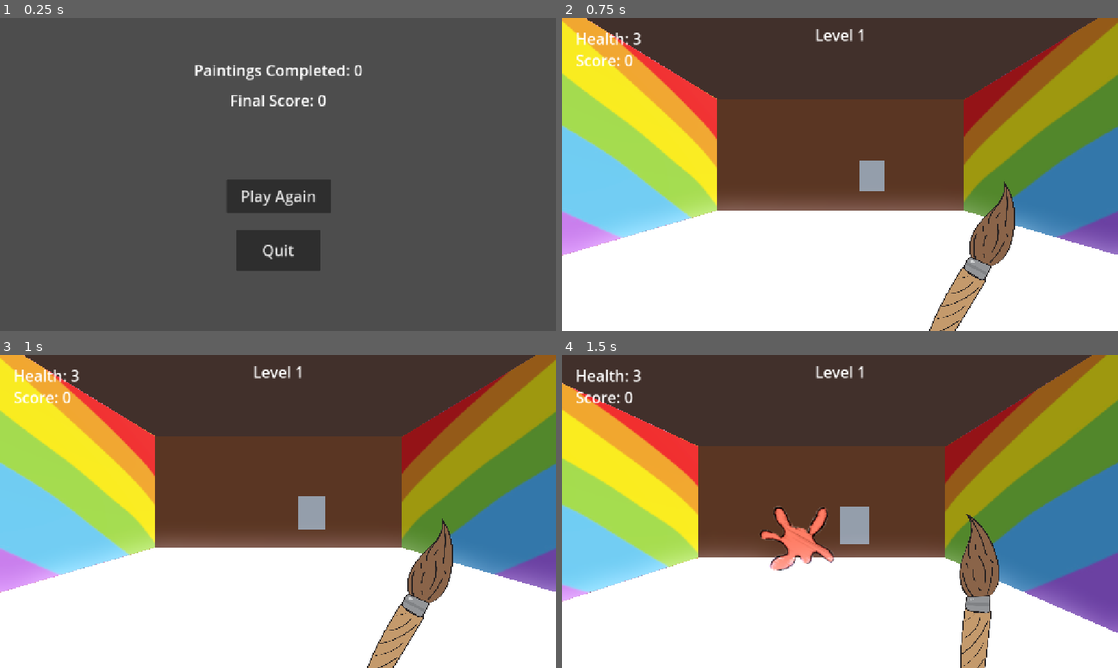
Above: before the commit, frames 1-4 (two rows, left to right).
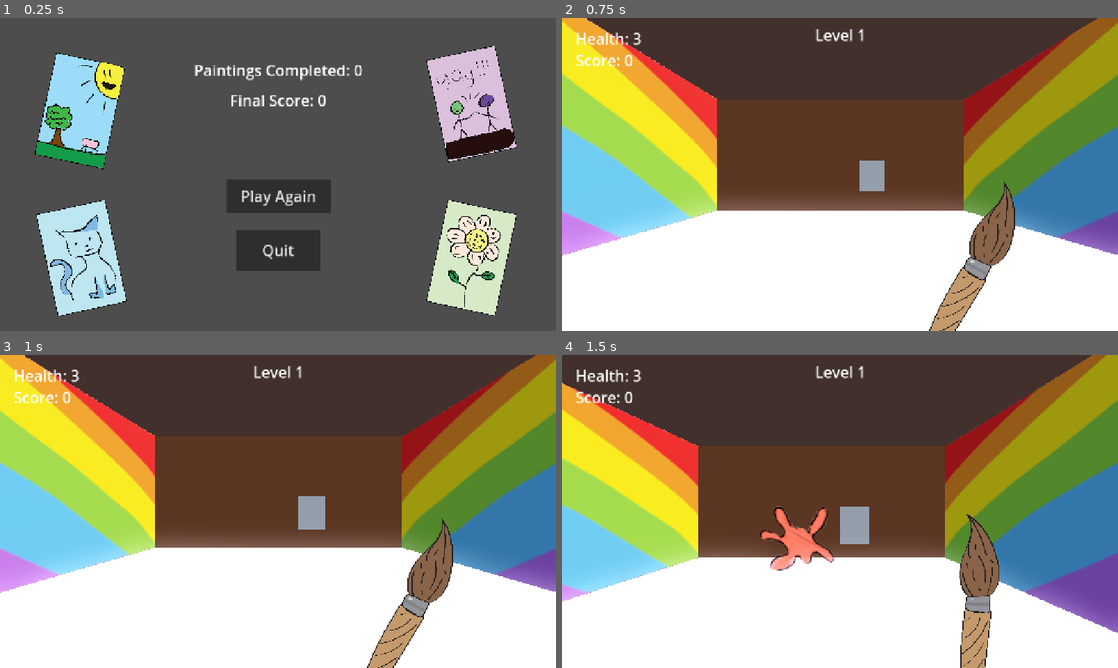
Above: after the commit, the same moments.

Repository: Ava-TU/ShooterGame_Assignment
Game: Godot game, scene res://Scenes/game_over.tscn
Same seed, same stepped clock (60 frames per second), same inputs: the game is played once before the commit and once after it. This scene is started directly instead of the project's main scene.
Inputs (mouse positions are in pixels of both pictures, inside the frame that each line leads up to):
- Up to frame 1 (0.25 s): no input
- Up to frame 2 (0.75 s): click "Play Again" at 0.5 s
- Up to frame 3 (1 s): no input
- Up to frame 4 (1.5 s): tap Enter (ui_accept) at 1.25 s; move the mouse to (962, 495) at 1.27 s; hold D (right) from 1.28 s (still down); click (962, 495) at 1.35 s

The runs differ from the first frame. In frame 1, 17% of the frame differs, in the area x 6-93%, y 8-96%; in frame 2, nothing differs; in frame 3, nothing differs; in frame 4, nothing differs.

Commit message:
adding stuff to game over splash screen

Diff:
--- a/shooter_assignment/Scenes/game_over.tscn
+++ b/shooter_assignment/Scenes/game_over.tscn
@@ -1,8 +1,12 @@
-[gd_scene load_steps=4 format=3 uid="uid://wjsydbkfy6fj"]
+[gd_scene load_steps=8 format=3 uid="uid://wjsydbkfy6fj"]
 
 [ext_resource type="Script" uid="uid://cew6aip3d6p7u" path="res://Scripts/game_over.gd" id="1_ojehl"]
 [ext_resource type="AudioStream" uid="uid://bq3big4c131gb" path="res://Sounds/BooSound.wav" id="2_8fo1c"]
 [ext_resource type="AudioStream" uid="uid://8sey4g4cn2l2" path="res://Sounds/Applause.wav" id="3_ek8ke"]
+[ext_resource type="Texture2D" uid="uid://d38y0wh02yy7a" path="res://Sprites/CatPainting.png" id="4_14u15"]
+[ext_resource type="Texture2D" uid="uid://b4sdjtivist5l" path="res://Sprites/FlowerPainting.png" id="5_j3ryr"]
+[ext_resource type="Texture2D" uid="uid://cl4hbp475d1yk" path="res://Sprites/ParkPainting.png" id="5_rjluv"]
+[ext_resource type="Texture2D" uid="uid://jnlji6ickl2b" path="res://Sprites/FriendshipPainting.png" id="6_j3ryr"]
 
 [node name="GameOver" type="CanvasLayer"]
 script = ExtResource("1_ojehl")
@@ -70,5 +74,29 @@
 text = "Final Score:"
 horizontal_alignment = 1
 
+[node name="CatPainting" type="Sprite2D" parent="."]
+position = Vector2(187, 551.493)
+rotation = -0.212046
+scale = Vector2(0.153653, 0.153653)
+texture = ExtResource("4_14u15")
+
+[node name="park" type="Sprite2D" parent="."]
+position = Vector2(187, 213)
+rotation = 0.211185
+scale = Vector2(0.153653, 0.153653)
+texture = ExtResource("5_rjluv")
+
+[node name="flower" type="Sprite2D" parent="."]
+position = Vector2(1085, 551.493)
+rotation = 0.211185
+scale = Vector2(0.153653, 0.153653)
+texture = ExtResource("5_j3ryr")
+
+[node name="yay" type="Sprite2D" parent="."]
+position = Vector2(1085, 197)
+rotation = -0.211185
+scale = Vector2(0.154, 0.154)
+texture = ExtResource("6_j3ryr")
+
 [connection signal="pressed" from="PlayAgain" to="." method="_on_play_again_pressed"]
 [connection signal="pressed" from="Quit" to="." method="_on_quit_pressed"]
